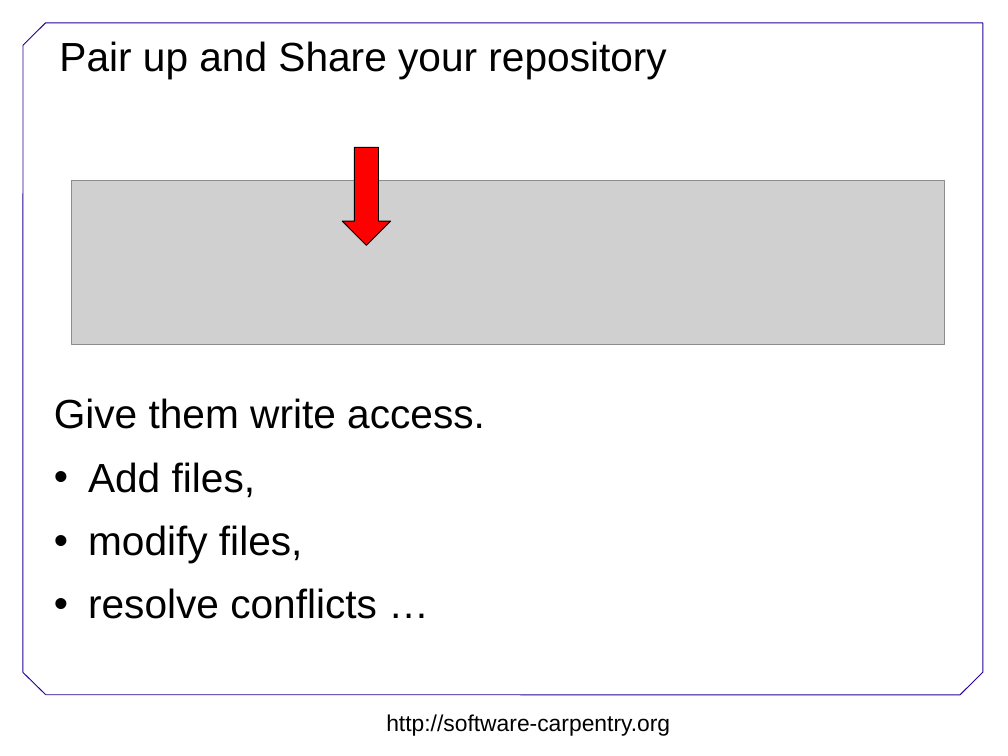
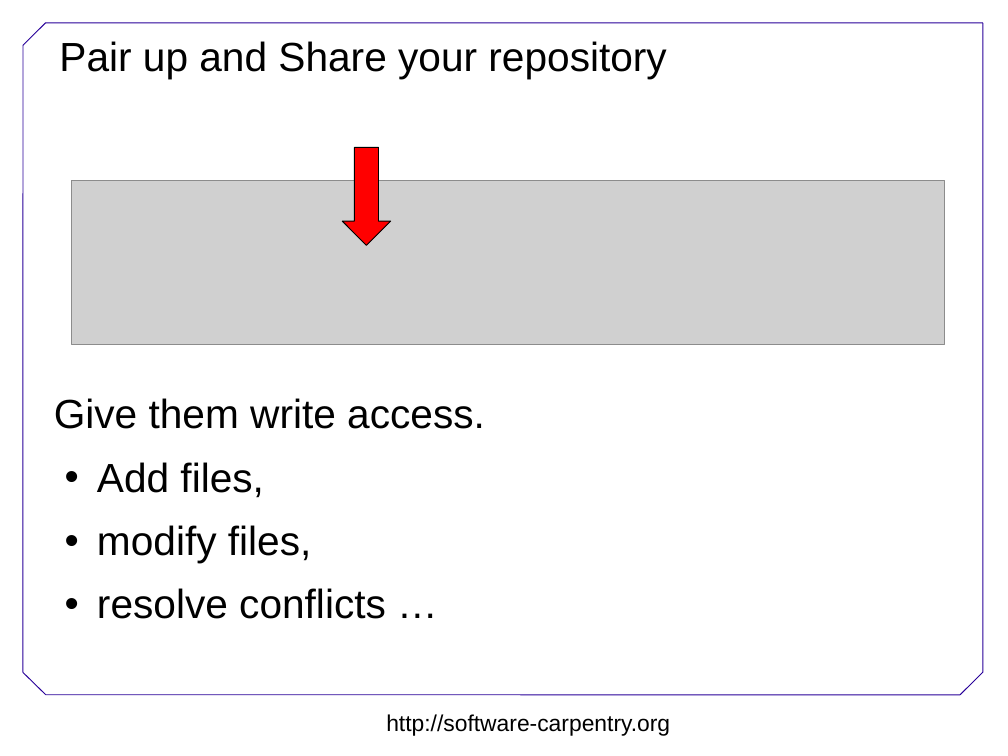
Before and after one commit to swcarpentry/DEPRECATED-boot-camps, a slide deck: slide 25 of version-control/git-oxford/Version-control.ppt. Drawn at 1008x756 pixels with LibreOffice and Linux fonts; fonts in the diff are those of the drawing; grey boxes stand for pictures; background and template pictures are left out. Boxes give left, top, right and bottom in pixels: in the first picture for what was removed or moved away, otherwise in the second. Text is boxed around its words. In the diff, an @@ line names an element or a change of style, - is before the commit and + after.

```diff
--- a/version-control/git-oxford/Version-control.ppt
+++ b/version-control/git-oxford/Version-control.ppt
@@ text "Give them write access." at [54, 398, 485, 619]: indent changed @@
```
Also in this commit, not shown: 5 other slides changed.
